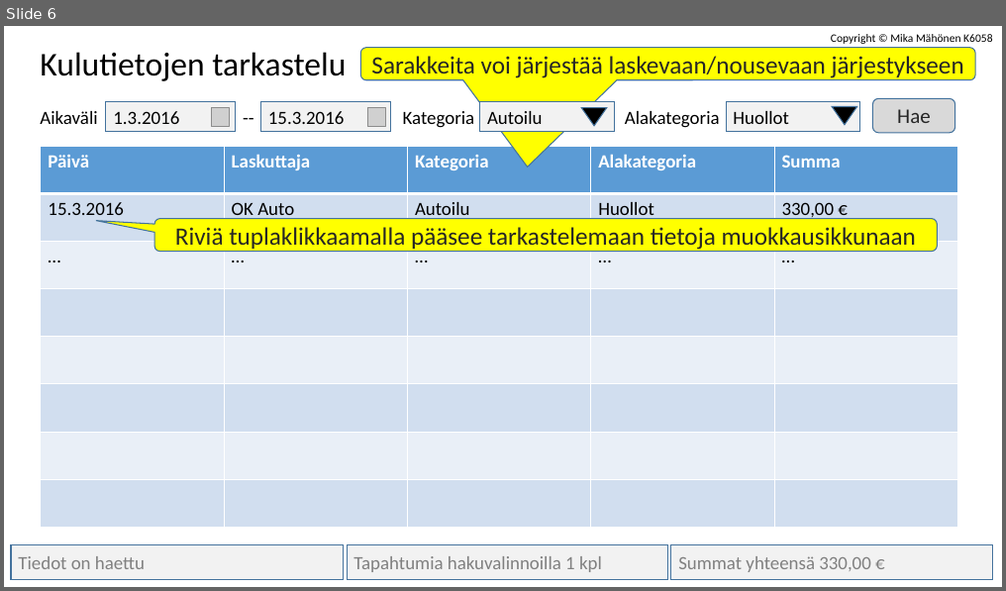
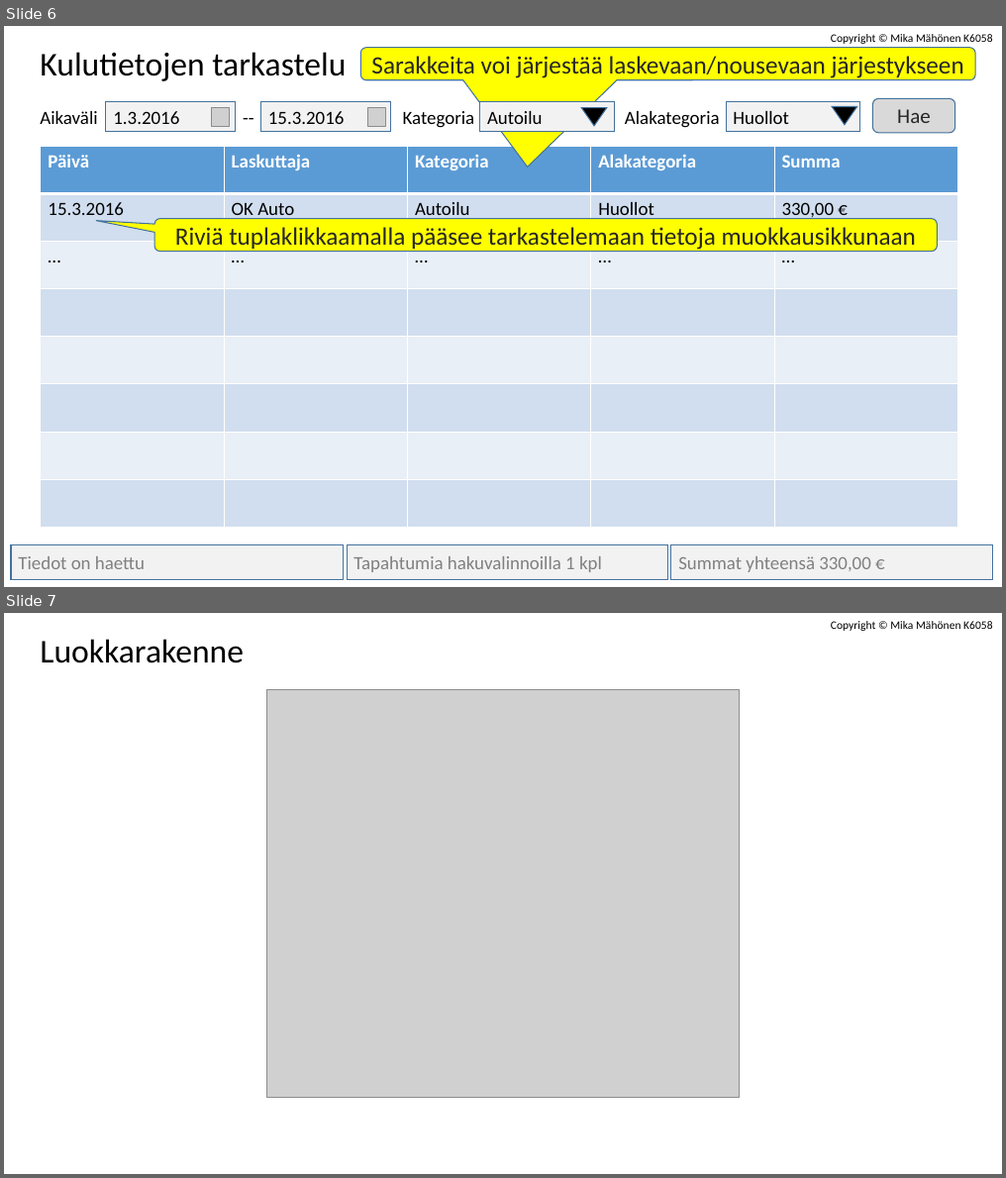
Before and after one commit to mimahone/IIO11300Harjoitusty-, a slide deck: Käyttöliittymän ja tietokannan suunnitelma.pptx. Shown one above the other, each under a label of ours: slide 6 before the commit, slides 6 and 7 after it. The pictures are 1006x591 and 1006x1178 pixels, drawn with LibreOffice and Linux fonts; fonts in the diff are those of the drawing; grey boxes stand for pictures. Boxes give left, top, right and bottom in pixels: in the first picture for what was removed or moved away, otherwise in the second. Text is boxed around its words. In the diff, an @@ line names an element or a change of style, - is before the commit and + after.

Commit message:
Updated Powerpoint-file

```diff
--- a/Käyttöliittymän ja tietokannan suunnitelma.pptx
+++ b/Käyttöliittymän ja tietokannan suunnitelma.pptx
@@ slide 7 added at (4, 613, 1002, 1174), background #FFFFFF @@
@@ text added at (40, 639, 244, 663), 32 pt, text #000000 @@
+Luokkarakenne
@@ text added at (831, 621, 992, 631), 11 pt, text #000000 @@
+Copyright © Mika Mähönen K6058
@@ picture added at (267, 689, 740, 1098) @@
```
